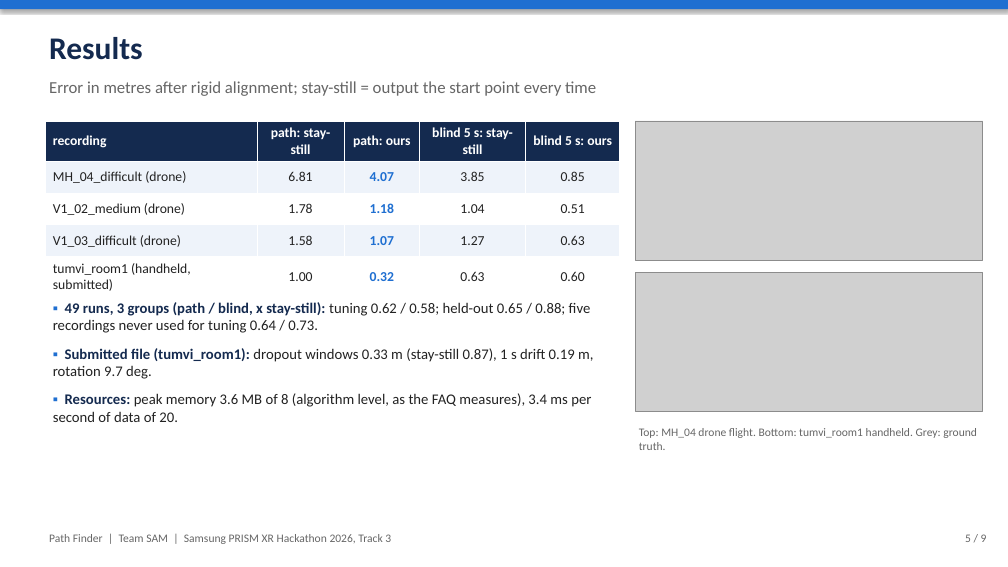
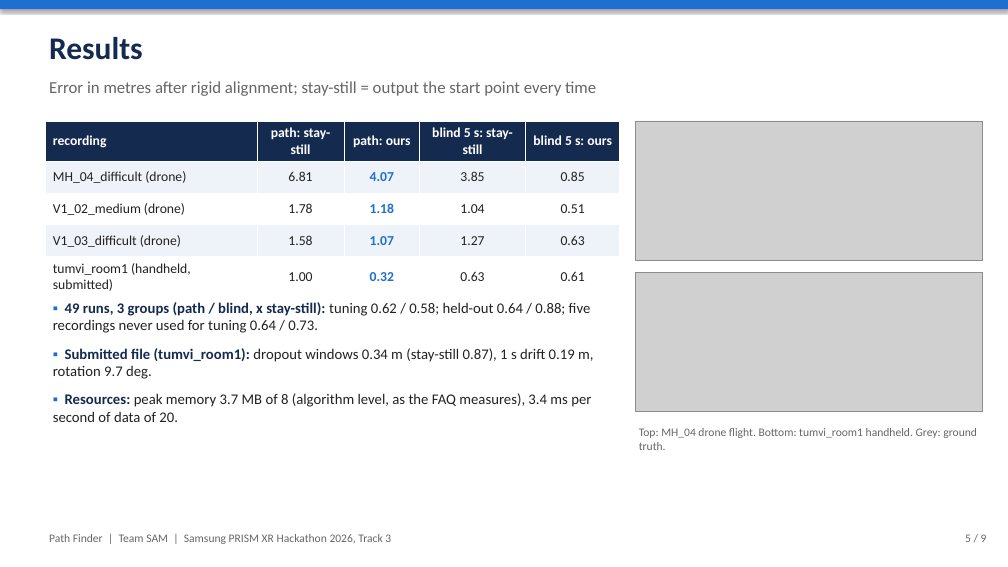
Before and after one commit to aniruddhamookerjee/Samsung-Prism, a slide deck: slide 5 of presentation/SRMIST_KTR_SAM.pptx. Drawn at 1008x567 pixels with LibreOffice and Linux fonts; fonts in the diff are those of the drawing; grey boxes stand for pictures. Boxes give left, top, right and bottom in pixels: in the first picture for what was removed or moved away, otherwise in the second. Text is boxed around its words. In the diff, an @@ line names an element or a change of style, - is before the commit and + after.

Commit message:
submission: trajectory regenerated with sarthak-v8; metadata, run guide, slides updated

```diff
--- a/presentation/SRMIST_KTR_SAM.pptx
+++ b/presentation/SRMIST_KTR_SAM.pptx
@@ table at <box>45,121,620,295</box> @@
-row 5, column 5: 0.60
+row 5, column 5: 0.61
@@ text at <box>53,302,593,422</box>: text changed @@
-▪ 49 runs, 3 groups (path / blind, x stay-still): tuning 0.62 / 0.58; held-out 0.65 / 0.88; five recordings never used for tuning 0.64 / 0.73.
-▪ Submitted file (tumvi_room1): dropout windows 0.33 m (stay-still 0.87), 1 s drift 0.19 m, rotation 9.7 deg.
-▪ Resources: peak memory 3.6 MB of 8 (algorithm level, as the FAQ measures), 3.4 ms per second of data of 20.
+▪ 49 runs, 3 groups (path / blind, x stay-still): tuning 0.62 / 0.58; held-out 0.64 / 0.88; five recordings never used for tuning 0.64 / 0.73.
+▪ Submitted file (tumvi_room1): dropout windows 0.34 m (stay-still 0.87), 1 s drift 0.19 m, rotation 9.7 deg.
+▪ Resources: peak memory 3.7 MB of 8 (algorithm level, as the FAQ measures), 3.4 ms per second of data of 20.
```
Also in this commit, not shown: 5 other files.
